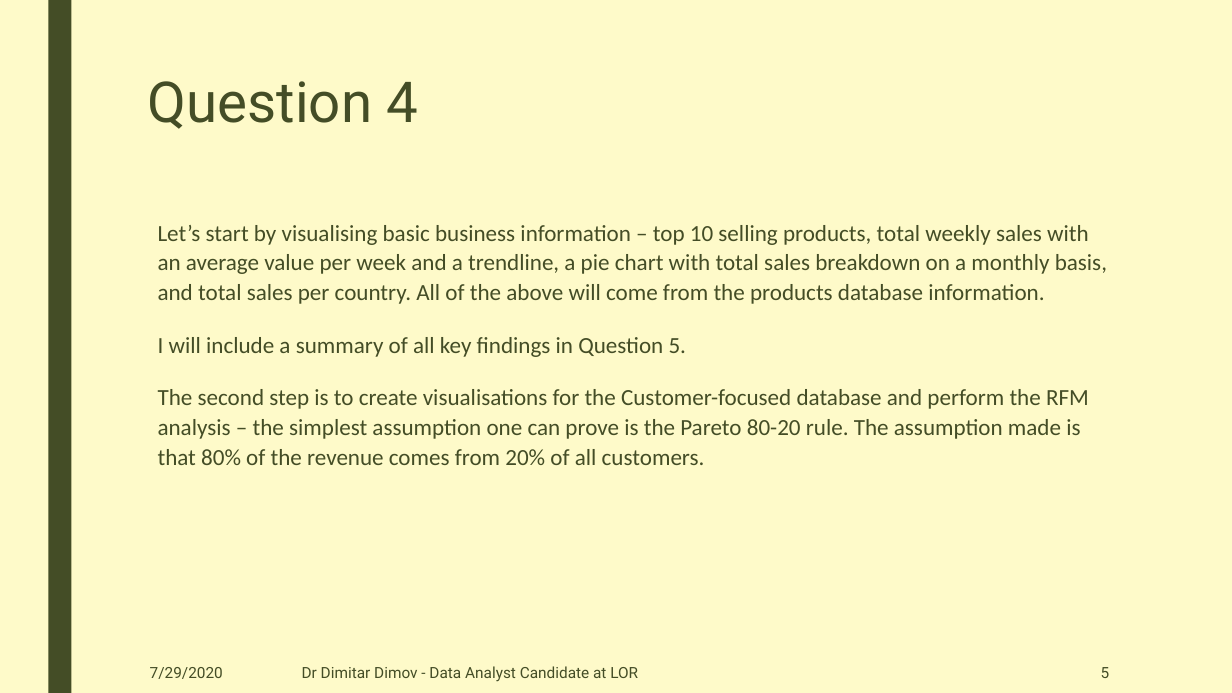
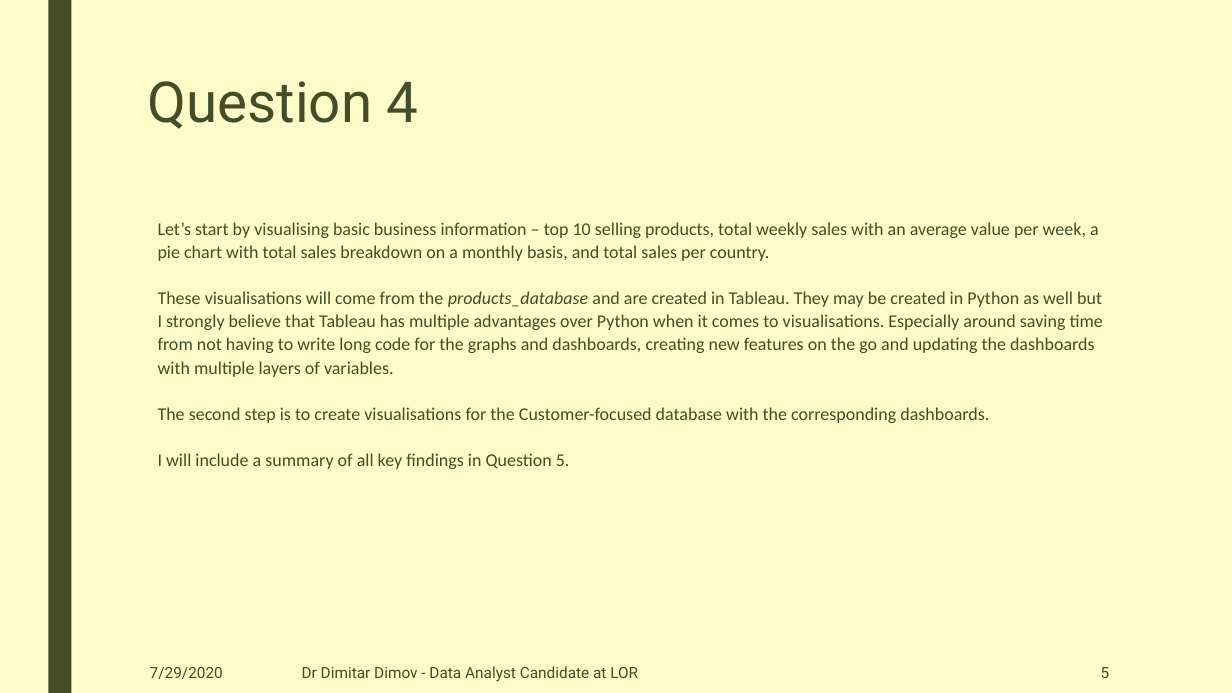
Before and after one commit to DimovDimitar/LOR_Technical_Assessment, a slide deck: slide 5 of DimitarDimovDataAnalystTechAssessmentAnswers.pptx. Drawn at 1232x693 pixels with LibreOffice and Linux fonts; fonts in the diff are those of the drawing. Boxes give left, top, right and bottom in pixels: in the first picture for what was removed or moved away, otherwise in the second. Text is boxed around its words. In the diff, an @@ line names an element or a change of style, - is before the commit and + after.

```diff
--- a/DimitarDimovDataAnalystTechAssessmentAnswers.pptx
+++ b/DimitarDimovDataAnalystTechAssessmentAnswers.pptx
@@ text at box(158, 222, 1103, 423): text changed; size 18 to 14 pt @@
-Let’s start by visualising basic business information – top 10 selling products, total weekly sales with an average value per week and a trendline, a pie chart with total sales breakdown on a monthly basis, and total sales per country. All of the above will come from the products database information.
+Let’s start by visualising basic business information – top 10 selling products, total weekly sales with an average value per week, a pie chart with total sales breakdown on a monthly basis, and total sales per country.
+These visualisations will come from the products_database and are created in Tableau. They may be created in Python as well but I strongly believe that Tableau has multiple advantages over Python when it comes to visualisations. Especially around saving time from not having to write long code for the graphs and dashboards, creating new features on the go and updating the dashboards with multiple layers of variables.
+The second step is to create visualisations for the Customer-focused database with the corresponding dashboards.
@@ text at box(158, 389, 1089, 465): paragraph removed @@
-The second step is to create visualisations for the Customer-focused database and perform the RFM analysis – the simplest assumption one can prove is the Pareto 80-20 rule. The assumption made is that 80% of the revenue comes from 20% of all customers.
@@ text at box(158, 453, 570, 469): size 18 to 14 pt in "I will include a summary of all ..." @@
```
Also in this commit, not shown: 7 other slides changed, 4 other files.
